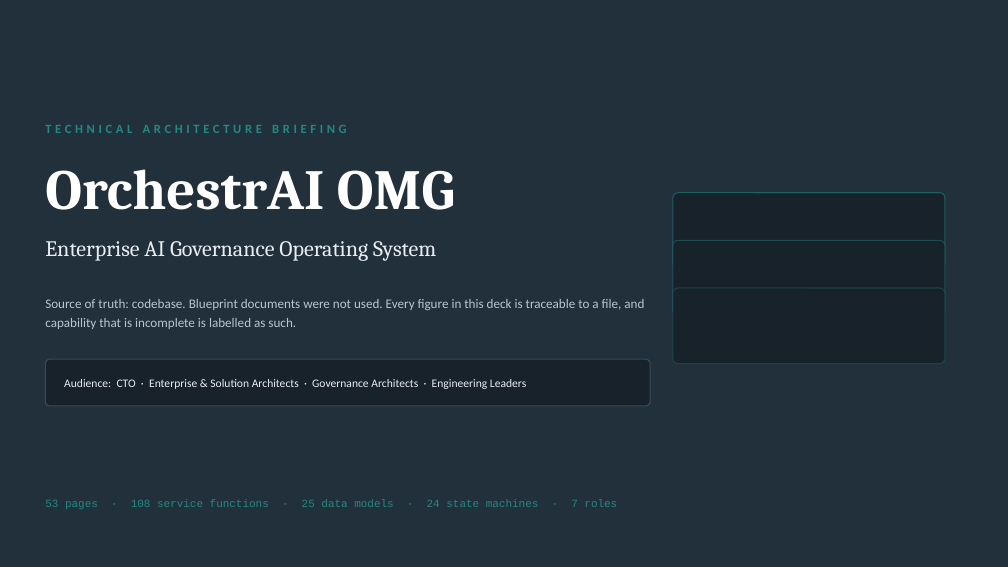
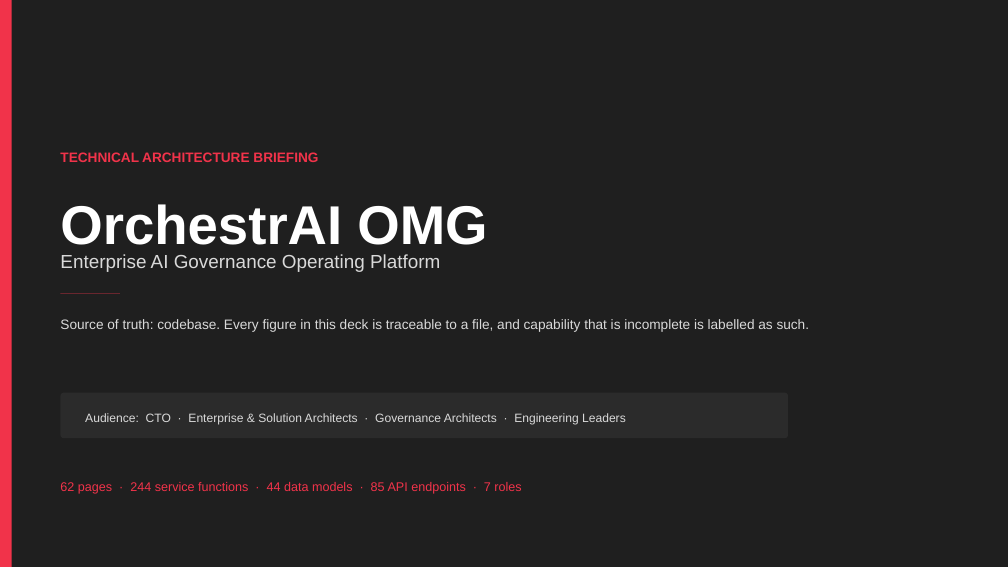
Before and after one commit to skedcom-web/OrchestrAI-OMG, a slide deck: slide 1 of docs/presentations/OrchestrAI_OMG_Technical_Architecture.pptx. Drawn at 1008x567 pixels with LibreOffice and Linux fonts; fonts in the diff are those of the drawing. Boxes give left, top, right and bottom in pixels: in the first picture for what was removed or moved away, otherwise in the second. Text is boxed around its words. In the diff, an @@ line names an element or a change of style, - is before the commit and + after.

```diff
--- a/docs/presentations/OrchestrAI_OMG_Technical_Architecture.pptx
+++ b/docs/presentations/OrchestrAI_OMG_Technical_Architecture.pptx
@@ background #22303C to #1F1F1F @@
@@ rectangle added at (0,0,11,567), fill #F1334A @@
@@ text "TECHNICAL ARCHITECTURE BRIEFING": place and size @@
-text "TECHNICAL ARCHITECTURE BRIEFING" at (45,125,347,133)
+text "TECHNICAL ARCHITECTURE BRIEFING" at (60,152,318,162)
@@ text "TECHNICAL ARCHITECTURE BRIEFING" at (60,152,318,162): size 12 to 13 pt, font Calibri to Arial, text colour #1F8A82 to #F1334A, letter spacing 3.5 to 0 pt; line spacing 1 to 1.25; vertical alignment middle to top @@
@@ text "OrchestrAI OMG": place and size @@
-text "OrchestrAI OMG" at (45,169,455,210)
+text "OrchestrAI OMG" at (60,204,487,245)
@@ text "OrchestrAI OMG" at (60,204,487,245): size 54 to 52 pt, font Cambria to Arial; line spacing 1 to 1.25; vertical alignment middle to top @@
@@ rounded rectangle removed at (673,193,945,268) @@
@@ text at (60,254,440,272): text changed; size 21 to 18 pt; font Cambria to Arial; text colour #E8EDF2 to #D9D9D9 @@
-Enterprise AI Governance Operating System
+Enterprise AI Governance Operating Platform
@@ rounded rectangle removed at (673,240,945,316) @@
@@ rectangle added at (60,293,120,294), fill #F1334A @@
@@ rounded rectangle removed at (673,288,945,364) @@
@@ text at (60,319,810,332): text changed; size 12.5 to 13 pt; font Calibri to Arial; text colour #B9C6D1 to #D9D9D9 @@
-Source of truth: codebase. Blueprint documents were not used. Every figure in this deck is traceable to a file, and capability that is incomplete is labelled as such.
+Source of truth: codebase. Every figure in this deck is traceable to a file, and capability that is incomplete is labelled as such.
@@ rounded rectangle: place and size @@
-rounded rectangle at (45,359,650,406)
+rounded rectangle at (60,392,788,438)
@@ rounded rectangle at (60,392,788,438): fill #18222B to #2B2B2B; outline #3A4A58 1 pt to none; proportions changed @@
@@ text "Audience: CTO · Enterprise & ...": place and size @@
-text "Audience: CTO · Enterprise & ..." at (64,379,526,389)
+text "Audience: CTO · Enterprise & ..." at (85,413,626,424)
@@ text "Audience: CTO · Enterprise & ..." at (85,413,626,424): size 11 to 11.5 pt, font Calibri to Arial, text colour #E8EDF2 to #D9D9D9; line spacing 1 to 1.25 @@
@@ vertical alignment middle to top in 3 elements at (60,319,810,332), (60,254,440,272), (60,482,521,494) @@
@@ text at (60,482,521,494): text changed; size 10.5 to 12 pt; font Courier New to Arial; text colour #1F8A82 to #F1334A @@
-53 pages · 108 service functions · 25 data models · 24 state machines · 7 roles
+62 pages · 244 service functions · 44 data models · 85 API endpoints · 7 roles
```
Also in this commit, not shown: 7 other slides changed, 20 slides added, 12 slides removed, 16 other files.
